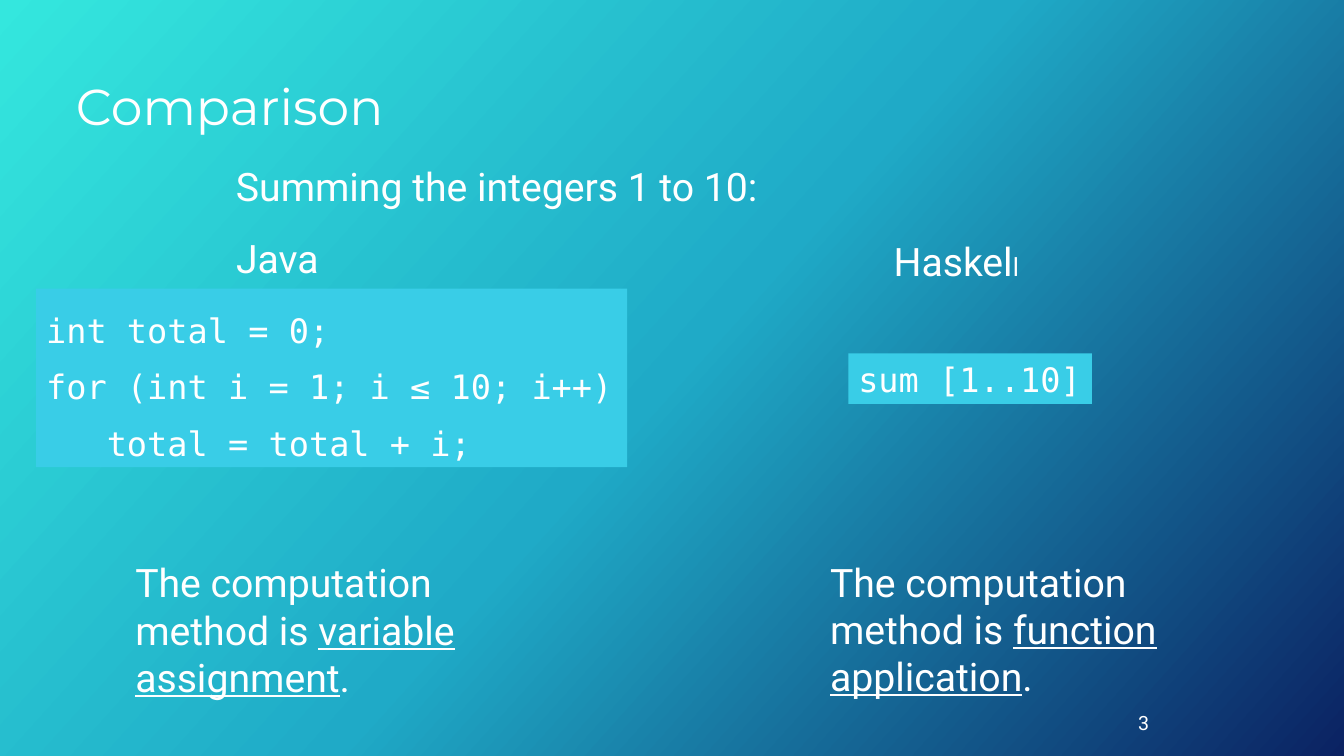
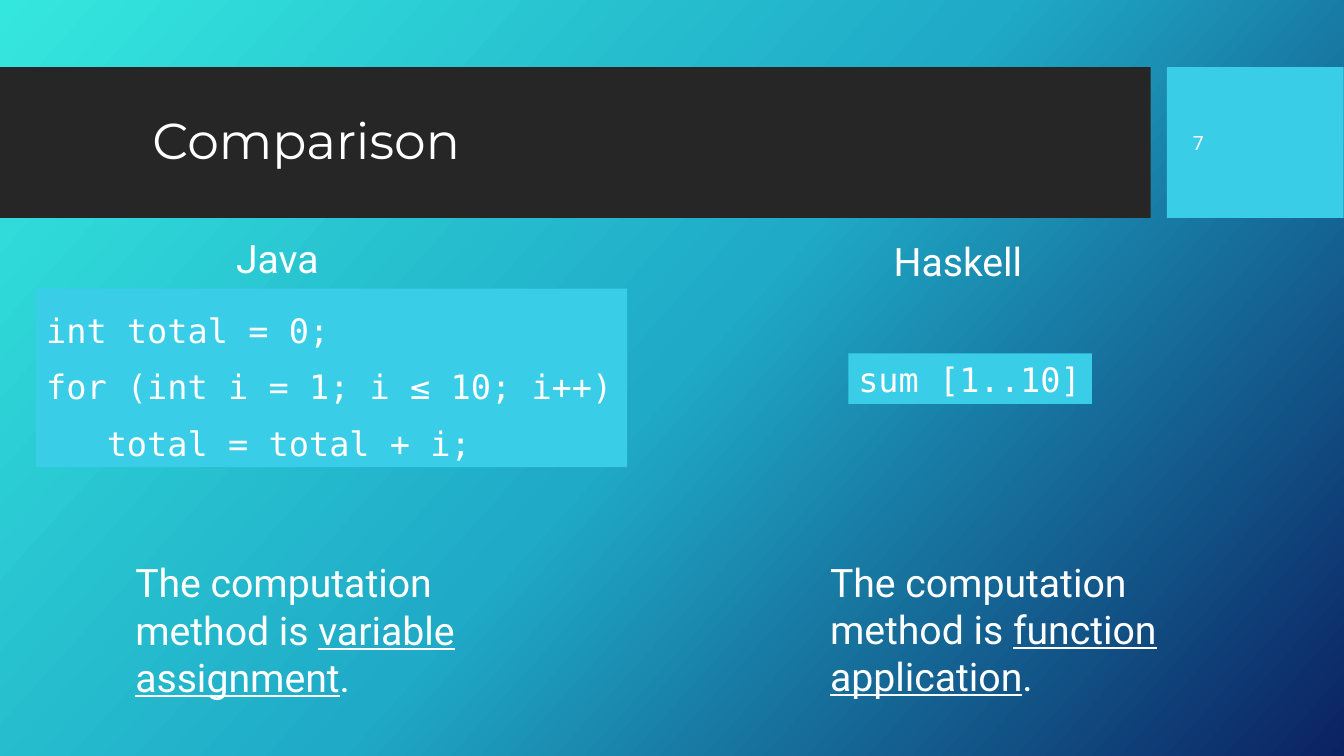
Before and after one commit to Fun-Prog-26/fun-prog-26, a slide deck: slide 8 of topic02-first-steps/unit-02a-lectures/talk-1/a-introduction-to-haskell.pptx (slide 4 before the commit). Drawn at 1344x756 pixels with LibreOffice and Linux fonts; fonts in the diff are those of the drawing; background and template pictures are left out. Boxes give left, top, right and bottom in pixels: in the first picture for what was removed or moved away, otherwise in the second. Text is boxed around its words. In the diff, an @@ line names an element or a change of style, - is before the commit and + after.

```diff
--- a/topic02-first-steps/unit-02a-lectures/talk-1/a-introduction-to-haskell.pptx
+++ b/topic02-first-steps/unit-02a-lectures/talk-1/a-introduction-to-haskell.pptx
@@ rectangle added at (x1=0, y1=68, x2=1150, y2=219), fill #262626 @@
@@ rectangle added at (x1=1168, y1=68, x2=1344, y2=219), fill #39CDE7 @@
@@ title "Comparison" moved from (x1=76, y1=87, x2=384, y2=135) to (x1=152, y1=121, x2=460, y2=169) @@
@@ page number added at (x1=1193, y1=136, x2=1204, y2=150), 14 pt, text #FFFFFF @@
+7
@@ text removed at (x1=236, y1=171, x2=758, y2=209) @@
-Summing the integers 1 to 10:
@@ text removed at (x1=884, y1=232, x2=1060, y2=289) @@
-Haskell
@@ text added at (x1=894, y1=246, x2=1023, y2=277), 28 pt, text #FFFFFF @@
+Haskell
@@ page number removed at (x1=1138, y1=716, x2=1149, y2=731) @@
-3
```
Also in this commit, not shown: 4 other slides changed, 5 slides added, 1 slide removed, 4 other files.
